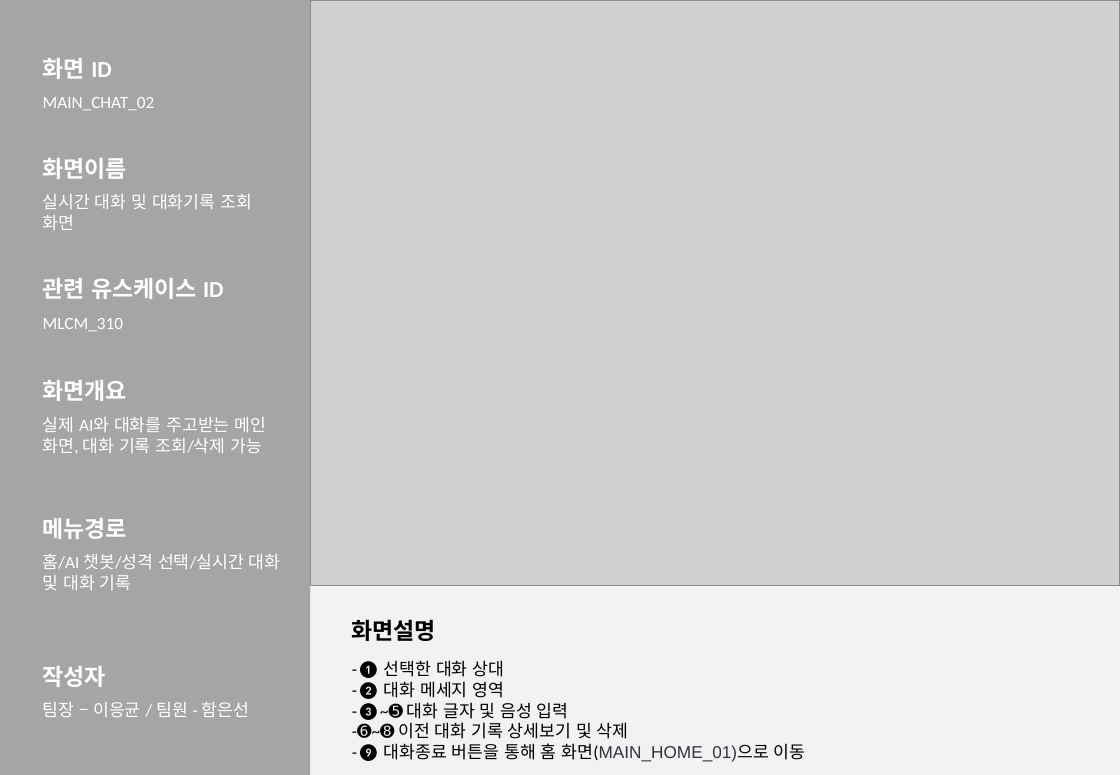
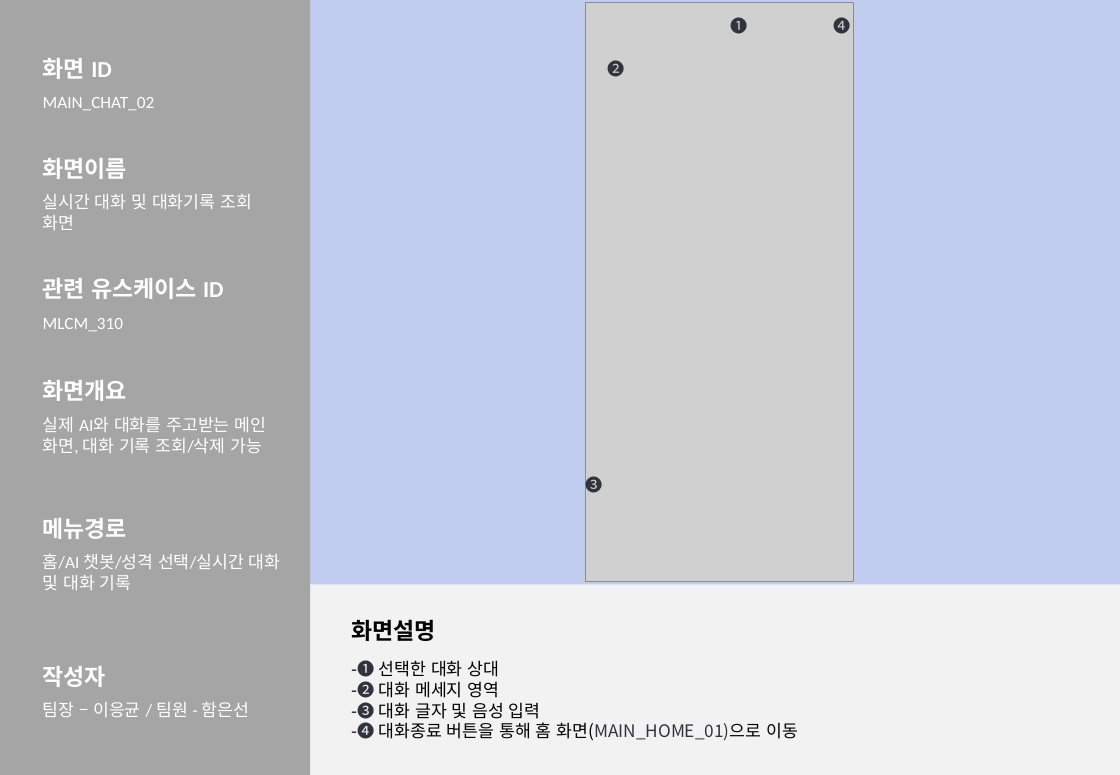
Before and after one commit to 2026-SMHRD-KDT-HealthCare-5/lisn, a slide deck: slide 12 of Documents/화면설계서_귀기울임.pptx (slide 11 before the commit). Drawn at 1120x775 pixels with LibreOffice and Linux fonts; fonts in the diff are those of the drawing; grey boxes stand for pictures. Boxes give left, top, right and bottom in pixels: in the first picture for what was removed or moved away, otherwise in the second. Text is boxed around its words. In the diff, an @@ line names an element or a change of style, - is before the commit and + after.

Commit message:
docs: 화면설계서 최신본 반영 - 슬라이드 12장에서 15장으로 확장

```diff
--- a/Documents/화면설계서_귀기울임.pptx
+++ b/Documents/화면설계서_귀기울임.pptx
@@ background #FFFFFF to #C0CDEF @@
@@ picture removed at box(310, 0, 1120, 586) @@
@@ picture added at box(585, 2, 853, 582) @@
@@ text added at box(730, 15, 747, 38), 12 pt, text #31333F @@
+❶
@@ text added at box(834, 15, 851, 38), 12 pt, text #31333F @@
+❹
@@ text added at box(607, 58, 624, 81), 12 pt, text #31333F @@
+❷
@@ text added at box(586, 474, 603, 497), 12 pt, text #31333F @@
+❸
@@ text at box(352, 660, 500, 698): font Calibri to Noto Sans CJK KR in "-❶ 선택한 대화 상대", "-❷ 대화 메세지 영역"; text colour #000000 to #31333F in "-❶", "-❷" @@
@@ text at box(352, 702, 798, 741): text changed; font Calibri to Noto Sans CJK KR @@
--❸~➎ 대화 글자 및 음성 입력
--➏~➑ 이전 대화 기록 상세보기 및 삭제
--❾ 대화종료 버튼을 통해 홈 화면(MAIN_HOME_01)으로 이동
+-❸ 대화 글자 및 음성 입력
+-❹ 대화종료 버튼을 통해 홈 화면(MAIN_HOME_01)으로 이동
```
Also in this commit, not shown: 7 other slides changed, 3 slides added.
